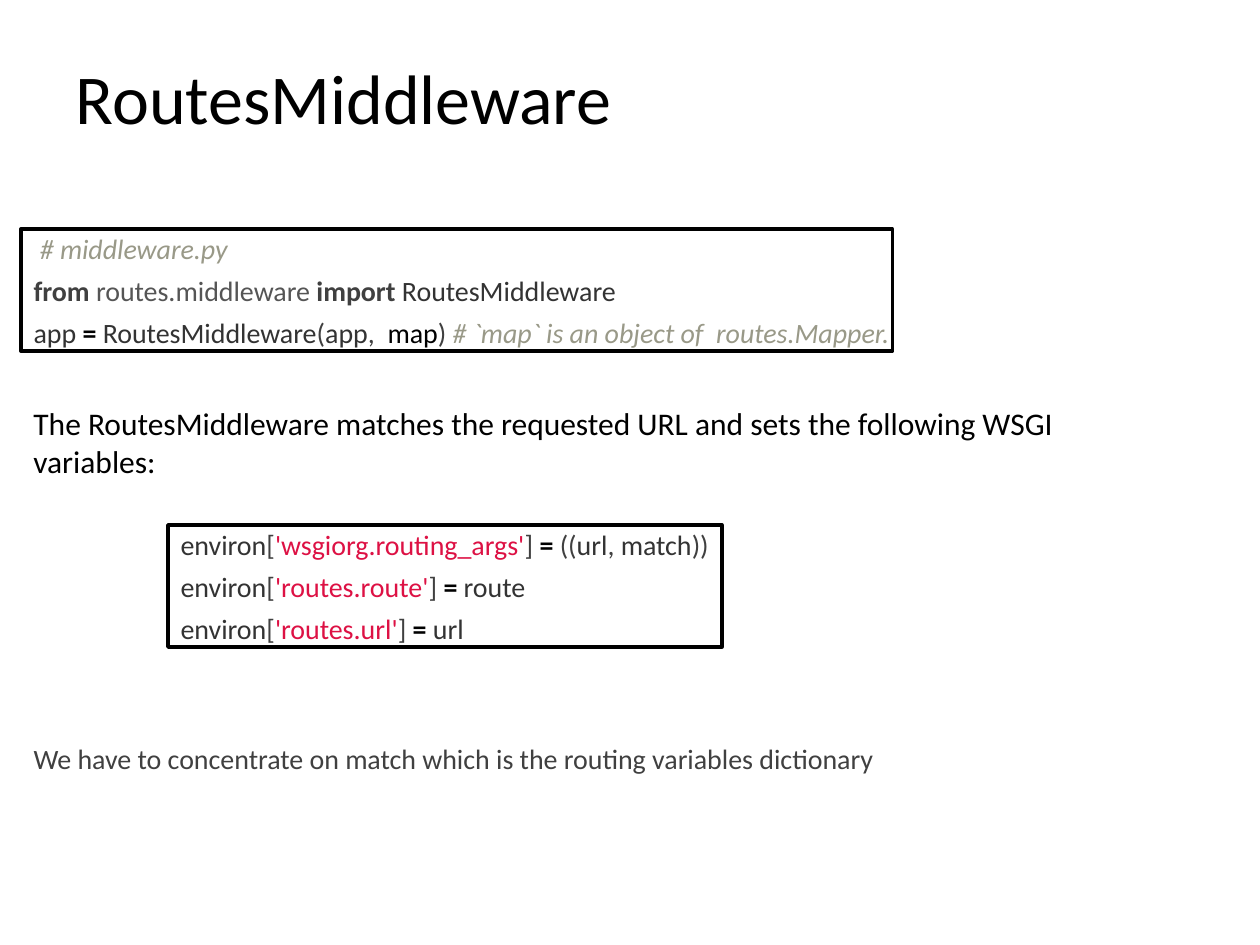
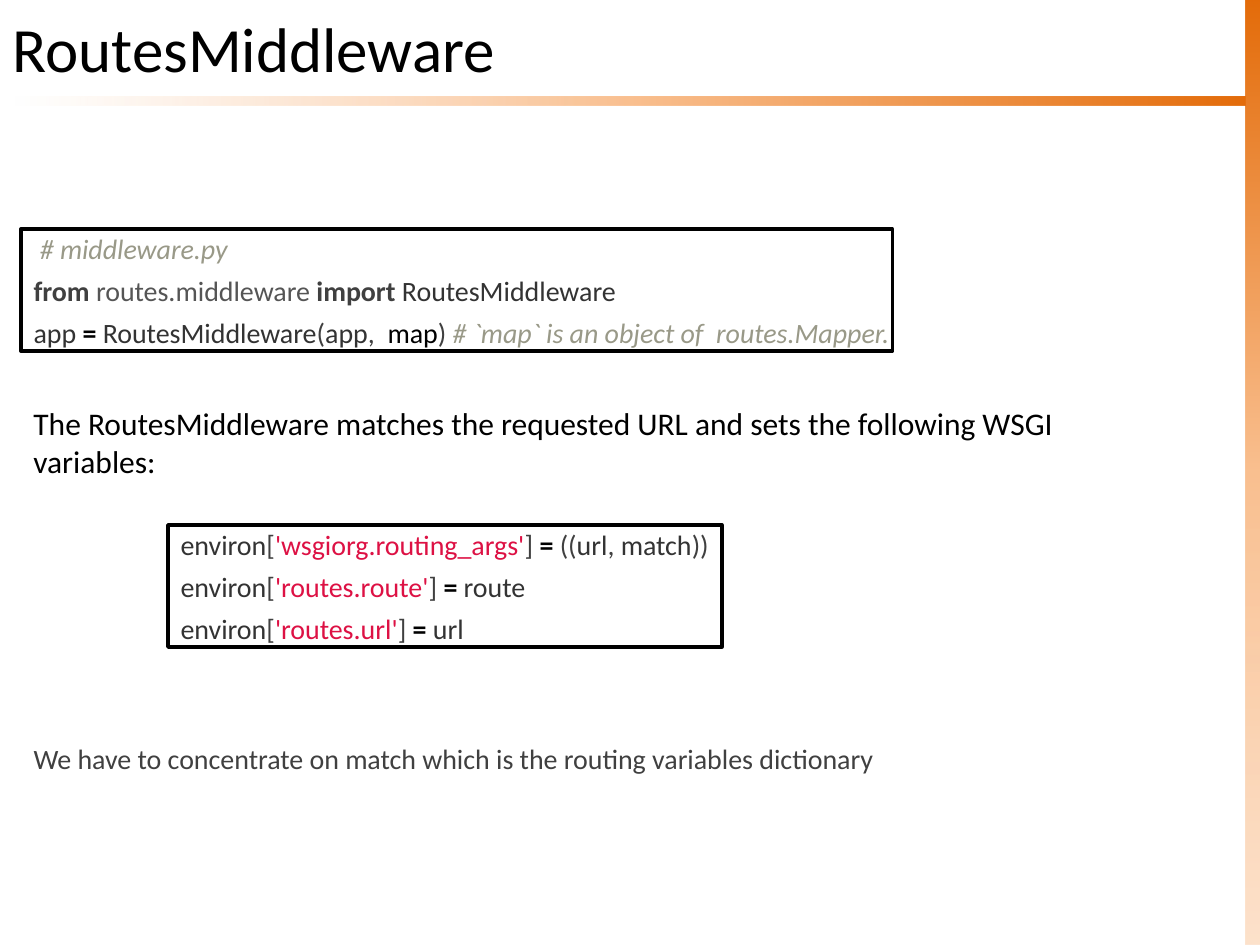
Before and after one commit to sknrao/openstack-neutron-revengg, a slide deck: slide 2 of OS-Neutron-WSGI.pptx. Drawn at 1260x945 pixels with LibreOffice and Linux fonts; fonts in the diff are those of the drawing. Boxes give left, top, right and bottom in pixels: in the first picture for what was removed or moved away, otherwise in the second. Text is boxed around its words. In the diff, an @@ line names an element or a change of style, - is before the commit and + after.

Commit message:
Updated WSGI Slide with Theme
Updating the theme and basic modifications to some slides to restrict
data within slide boundaries

```diff
--- a/OS-Neutron-WSGI.pptx
+++ b/OS-Neutron-WSGI.pptx
@@ title "RoutesMiddleware": place and size @@
-title "RoutesMiddleware" at <box>76,75,612,125</box>
+title "RoutesMiddleware" at <box>13,28,495,73</box>
@@ title "RoutesMiddleware" at <box>13,28,495,73</box>: size 40 to 36 pt @@
@@ rectangle added at <box>1245,0,1260,945</box>, fill gradient #E46C0A to #FAC090 to #FCD5B5 @@
@@ rectangle added at <box>15,97,1245,106</box>, fill gradient #E46C0A to #FAC090 to #FCD5B5 @@
```
Also in this commit, not shown: 24 other slides changed, 1 slide added.
